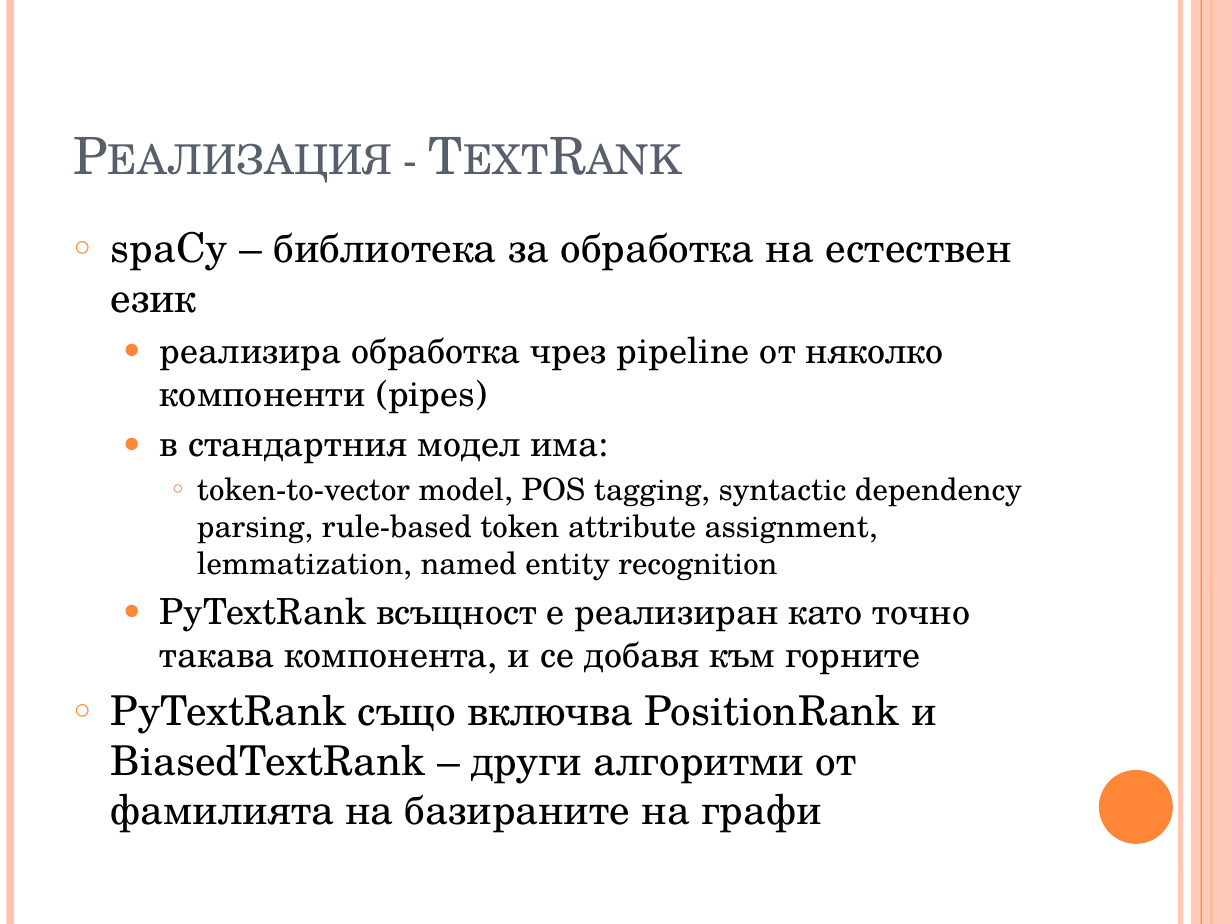
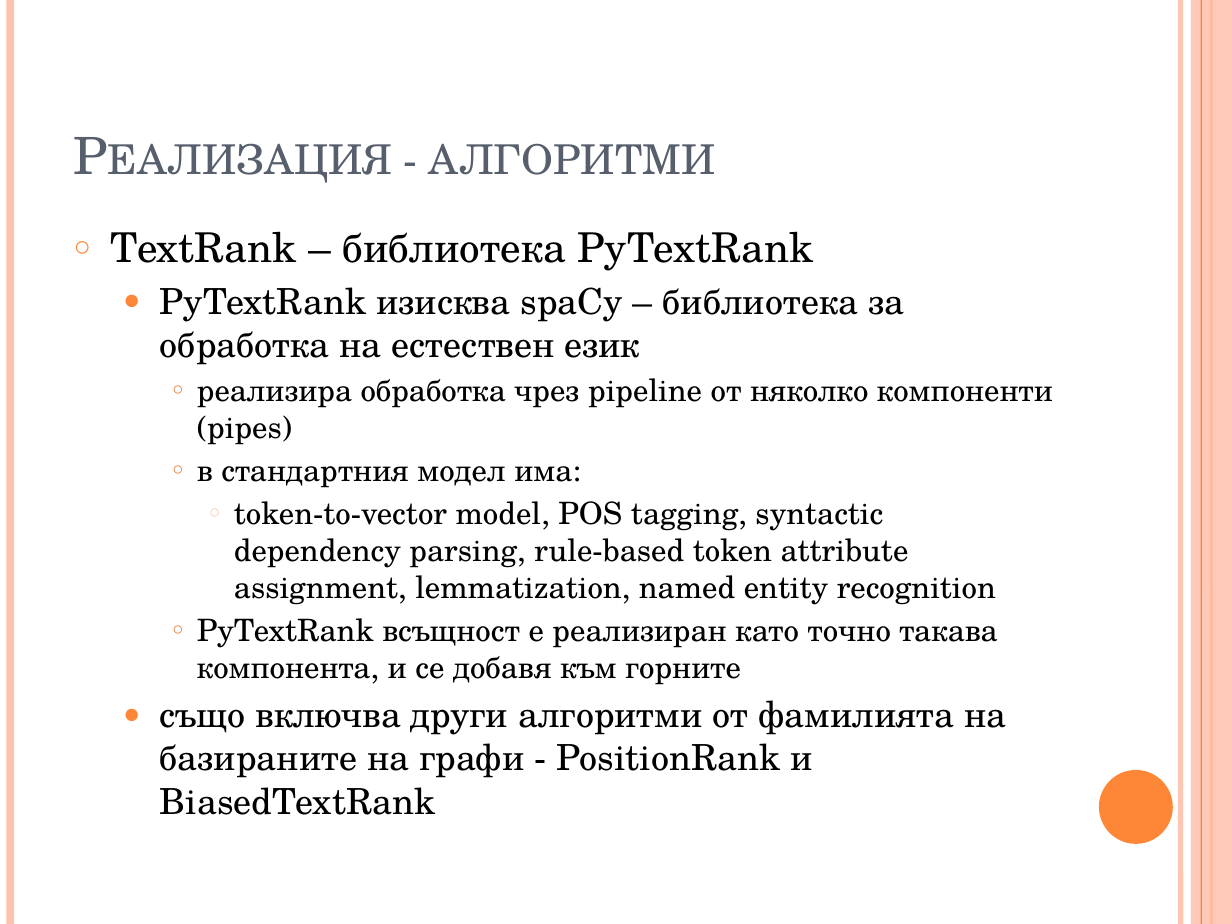
Before and after one commit to trvulkov/NLP-IE-project, a slide deck: slide 9 of presentation.pptx (slide 13 before the commit). Drawn at 1232x924 pixels with LibreOffice and Linux fonts; fonts in the diff are those of the drawing. Boxes give left, top, right and bottom in pixels: in the first picture for what was removed or moved away, otherwise in the second. Text is boxed around its words. In the diff, an @@ line names an element or a change of style, - is before the commit and + after.

```diff
--- a/presentation.pptx
+++ b/presentation.pptx
@@ title at (429,143,716,175): text changed @@
-Реализация - TextRank
+Реализация - алгоритми
@@ text at (111,231,904,365): text changed; size 24 to 21 pt @@
-○ spaCy – библиотека за обработка на естествен език
+○ TextRank – библиотека PyTextRank
+  ● PyTextRank изисква spaCy – библиотека за обработка на естествен език
@@ text at (197,378,1053,685): size 21 to 18 pt in "реализира обработка чрез pipeline от няколко компоненти ...", "в стандартния модел има:", "PyTextRank всъщност е реализиран като точно такава ..."; bullet ● to ○; list level 2 to 3 in "реализира обработка чрез pipeline от ..."; bullet colour #FE8637 to #E07631; list level 2 to 3 in "в стандартния модел има:"; list level 3 to 4 in "token-to-vector model, POS tagging, syntactic ..."; bullet colour #E07631 to #FEC3AE; list level 2 to 3 in "PyTextRank всъщност е реализиран като ..." @@
@@ text at (160,700,1006,815): text changed; size 24 to 21 pt @@
-○ PyTextRank също включва PositionRank и BiasedTextRank – други алгоритми от фамилията на базираните на графи
+  ● също включва други алгоритми от фамилията на базираните на графи - PositionRank и BiasedTextRank
```
Also in this commit, not shown: 7 other slides changed, 16 slides removed, 1 other file.
